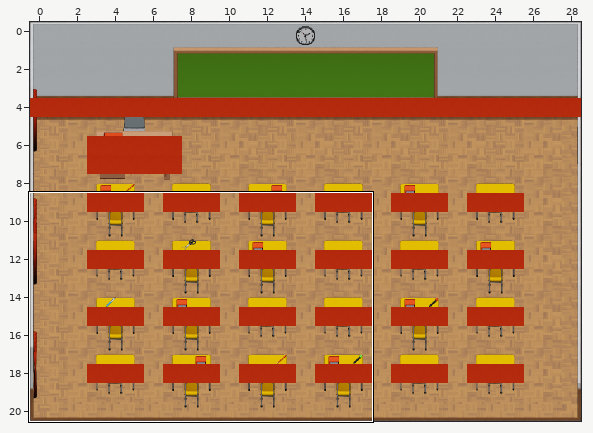
Two versions of a level (Tiled map, assets/Eksplore/Classroom/Classroom_Map.tmx). The first picture is a wide view before the edit; the outline marks the close-up.
Close-up. Before the edit:
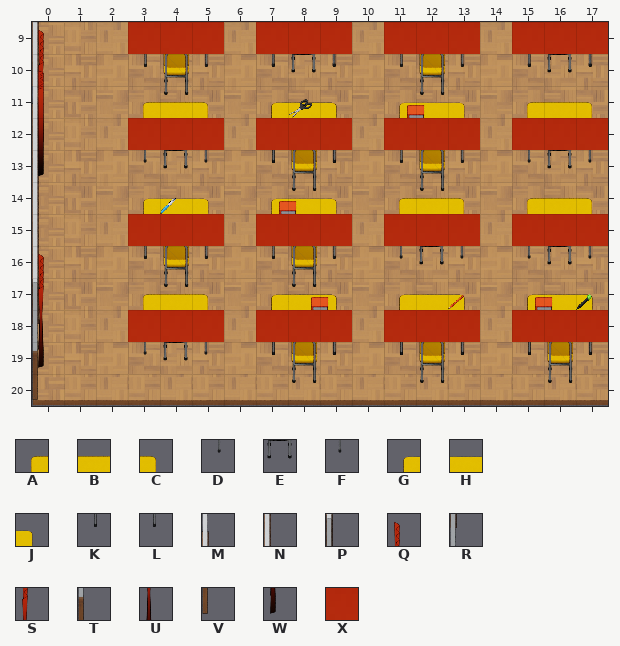
Cells are 32x32 px. Shown: x 0..17, y 9..20. The commit also changed other parts of the map, which this record leaves out. Tiles whose own drawing changed are shown in their newer look in all pictures.
Key: from "Classroom_Tileset": A 13, B 14, C 15, D 45, E 46, F 47, G 61, H 62, J 63, K 93, L 95, M 170, N 186, P 202, Q 203, R 218, S 219, T 234, U 235, V 250, W 251, X 255.
_ is an empty cell, # one hidden under a higher layer.
Layers that did not change in this view are not listed.
Layer "Sidewall" before, first column x 0:
 9 N___
10 N___
11 M___
12 N___
13 N___
14 N___
15 N___
16 N___
17 P___
18 R___
19 T___
20 V___
Layer "Curtains" before, first column x 0:
 9 Q___
10 S___
11 U___
12 W___
13 ____
14 ____
15 ____
16 Q___
17 S___
18 U___
19 W___
20 ____
Layer "Table_1" before, first column x 0:
 9 ___###_###_###_###
10 ___K_L_K_L_K_L_K_L
11 _______GHJ________
12 _______###________
13 _______K_L________
14 ___GHJ_GHJ_ABC_ABC
15 ___###_###_###_###
16 ___K_L_K_L_DEF_DEF
17 _______GHJ_GHJ_GHJ
18 _______###_###_###
19 _______K_L_K_L_K_L
20 __________________
Layer "Table_2" before, first column x 0:
 9 _______###_____###
10 _______DEF_____DEF
11 ___ABC_GHJ_GHJ_ABC
12 ___###_###_###_###
13 ___DEF_K_L_K_L_DEF
14 __________________
15 __________________
16 __________________
17 ___ABC_GHJ_GHJ_GHJ
18 ___###_###_###_###
19 ___DEF_K_L_K_L_K_L
20 __________________
Layer "Collision" before, first column x 0:
 9 ___XXX_XXX_XXX_XXX
10 __________________
11 __________________
12 ___XXX_XXX_XXX_XXX
13 __________________
14 __________________
15 ___XXX_XXX_XXX_XXX
16 __________________
17 __________________
18 ___XXX_XXX_XXX_XXX
19 __________________
20 __________________
The same view after the edit:
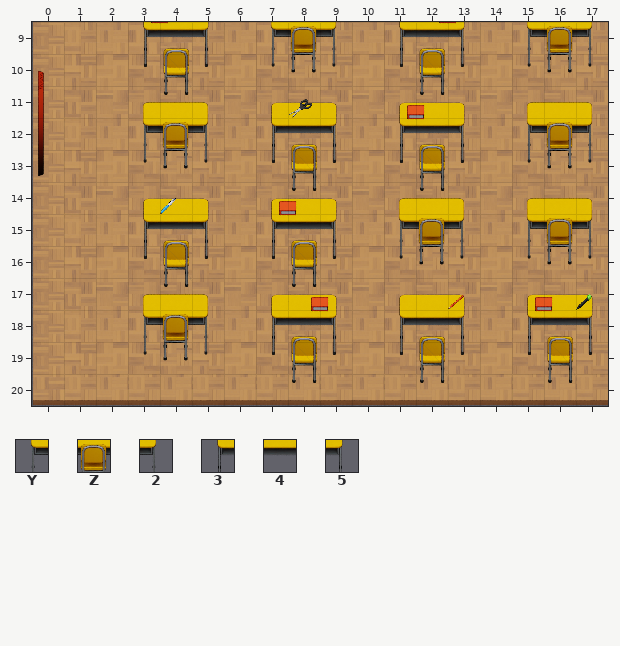
Further tiles: from "Classroom_Tileset": Y 29, Z 30, 2 31, 3 77, 4 78, 5 79.
Tiles of an added or newly shown layer are drawn over the layers below it.
What changed:
Changed rows in their new state; . is an unchanged cell.
Layer "Sidewall" (now hidden):
first column x 0:
 9 _
10 _
11 _
12 _
13 _
14 _
15 _
16 _
17 _
18 _
19 _
20 _
Layer "Curtains" (now hidden):
first column x 0:
 9 _
10 _
11 _
12 _
first column x 0:
16 _
17 _
18 _
19 _
Layer "Table_1":
first column x 3:
 9 ....YZ2.....YZ2
11 ...._._........
12 ....___........
13 ...._._........
15 ___.___.___.___
17 ....___.___.___
18 ....___.___.___
19 ...._._._._._._
Layer "Table_2":
first column x 7:
 9 ___.....___
first column x 3:
17 ....___.___.___
18 ___.___.___.___
19 ...._._._._._._
Layer "Table_3" (added):
first column x 3:
15 345.345.YZ2.YZ2
Layer "Table_4" (added):
first column x 3:
17 ....GHJ.GHJ.GHJ
18 YZ2.345.345.345
19 ....K.L.K.L.K.L
Layer "Collision" (now hidden):
first column x 3:
 9 ___.___.___.___
12 ___.___.___.___
15 ___.___.___.___
18 ___.___.___.___
